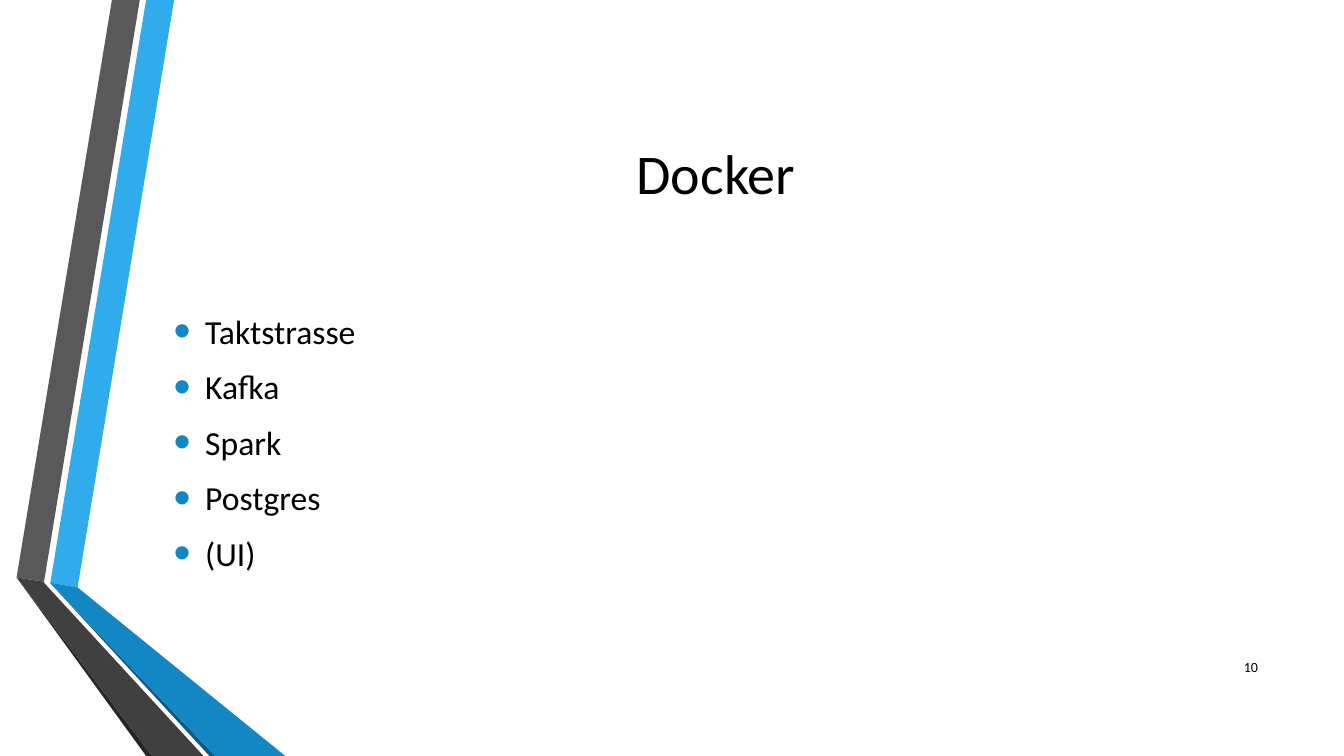
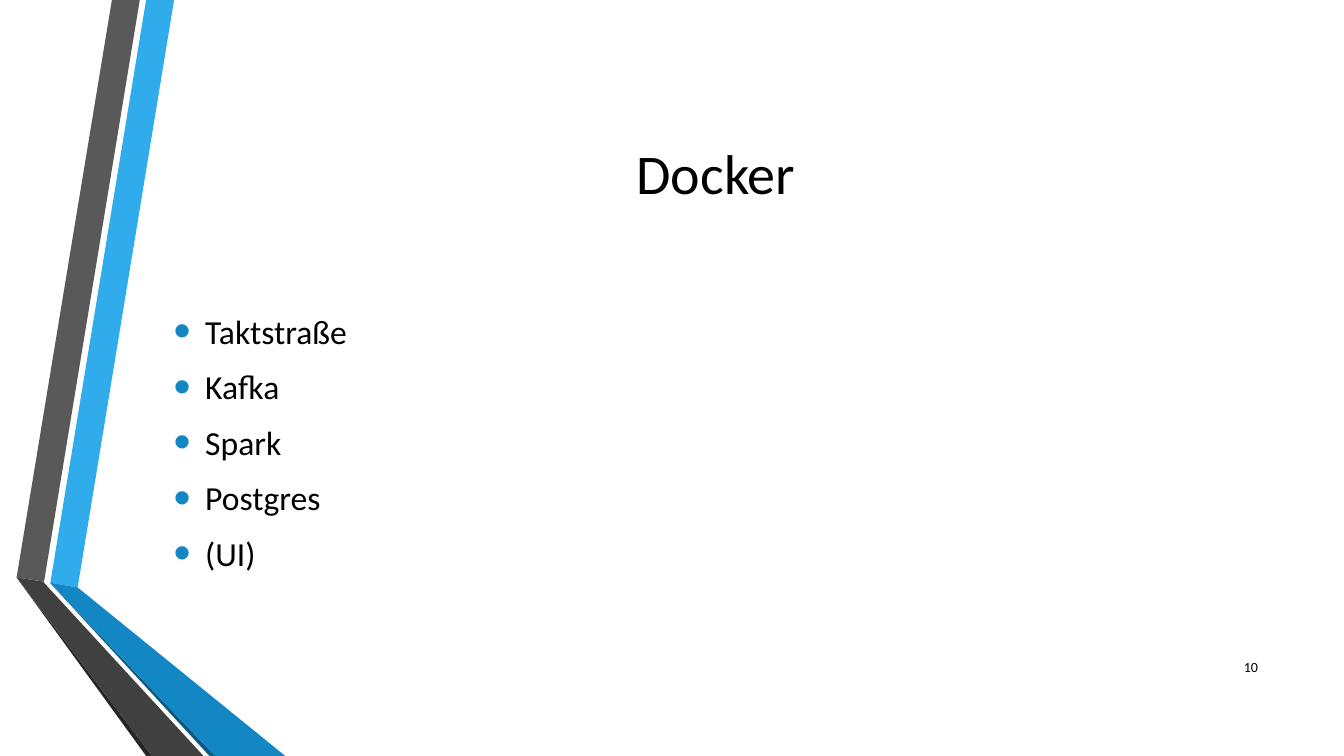
Before and after one commit to philipwagner1994/ProjectDHBW, a slide deck: slide 10 of Documentation/Projektpräsentationabschluss.pptx. Drawn at 1344x756 pixels with LibreOffice and Linux fonts; fonts in the diff are those of the drawing; background and template pictures are left out. Boxes give left, top, right and bottom in pixels: in the first picture for what was removed or moved away, otherwise in the second. Text is boxed around its words. In the diff, an @@ line names an element or a change of style, - is before the commit and + after.

```diff
--- a/Documentation/Projektpräsentationabschluss.pptx
+++ b/Documentation/Projektpräsentationabschluss.pptx
@@ text at <box>205,320,347,345</box>: text changed @@
-• Taktstrasse
+• Taktstraße
```
Also in this commit, not shown: 5 other slides changed.
